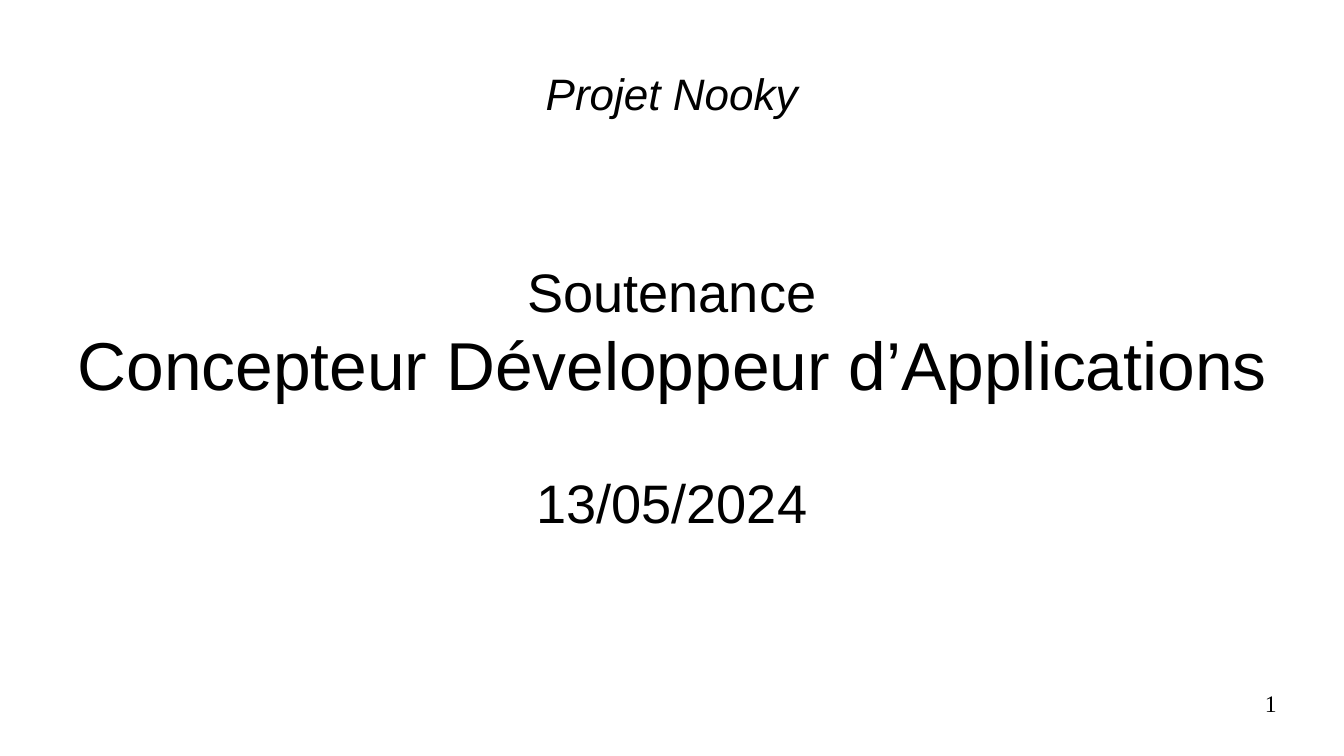
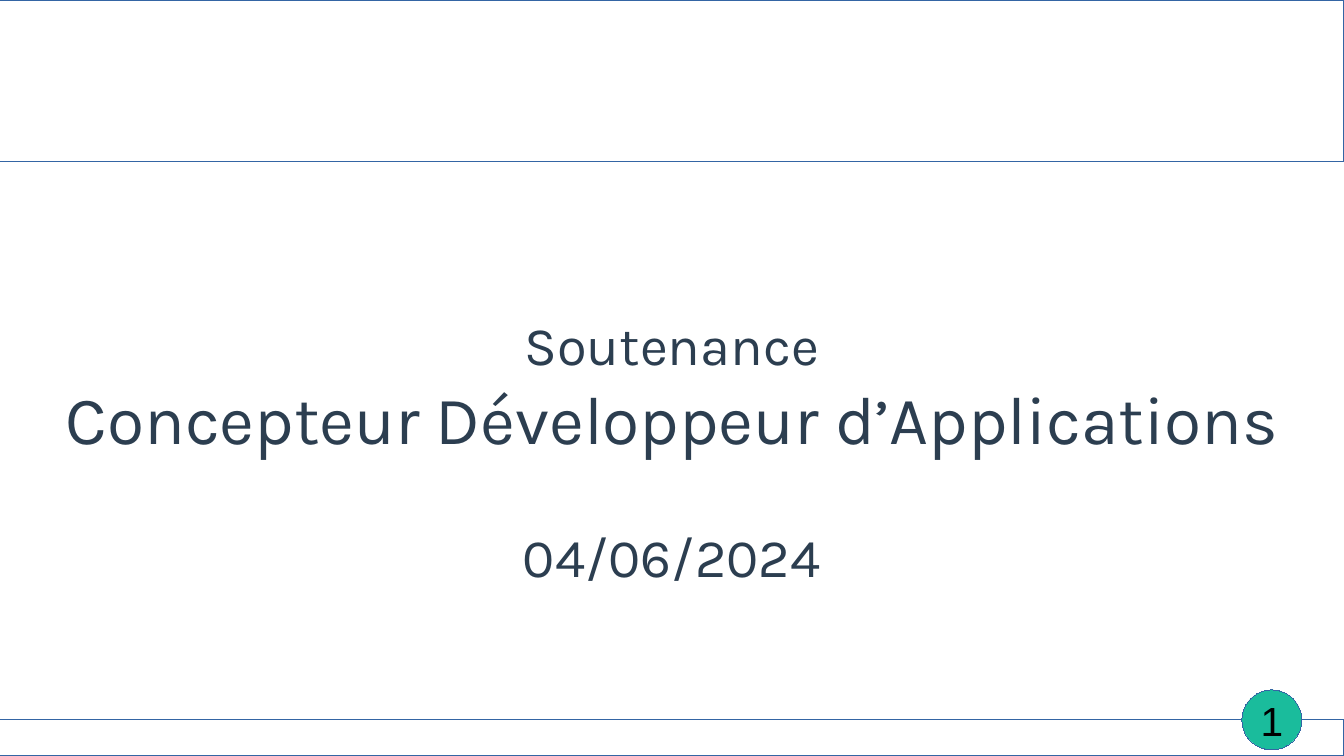
Before and after one commit to EmmaBroudic/Projet-Nooky, a slide deck: slide 1 of doc/Nooky4.odp. Drawn at 1344x756 pixels with LibreOffice and Linux fonts; fonts in the diff are those of the drawing. Boxes give left, top, right and bottom in pixels: in the first picture for what was removed or moved away, otherwise in the second. Text is boxed around its words. In the diff, an @@ line names an element or a change of style, - is before the commit and + after.

Commit message:
avancée dossier projet et slides

```diff
--- a/doc/Nooky4.odp
+++ b/doc/Nooky4.odp
@@ rectangle added at <box>0,0,1344,162</box>, outline #3465A4 0 pt @@
@@ title removed at <box>546,78,798,119</box> @@
-Projet Nooky
@@ subtitle "Soutenance": place and size @@
-subtitle "Soutenance" at <box>78,274,1267,524</box>
+subtitle "Soutenance" at <box>66,330,1278,581</box>
@@ subtitle at <box>66,330,1278,460</box>: font Arial to Karla, text colour #000000 to #2C3E50 in "Soutenance", "Concepteur Développeur d’Applications" @@
@@ subtitle at <box>523,537,820,581</box>: text changed; font Arial to Karla; text colour #000000 to #2C3E50 @@
-13/05/2024
+04/06/2024
@@ ellipse added at <box>1243,690,1303,750</box>, fill #1ABC9C, outline #3465A4 0 pt @@
@@ page number added at <box>1261,708,1284,736</box>, 24 pt, text #000000 @@
+1
@@ page number removed at <box>1265,696,1277,712</box> @@
-1
@@ rectangle added at <box>0,721,1344,756</box>, outline #3465A4 0 pt @@
```
Also in this commit, not shown: 68 other slides changed, 9 slides added, 2 slides removed, 16 other files.
